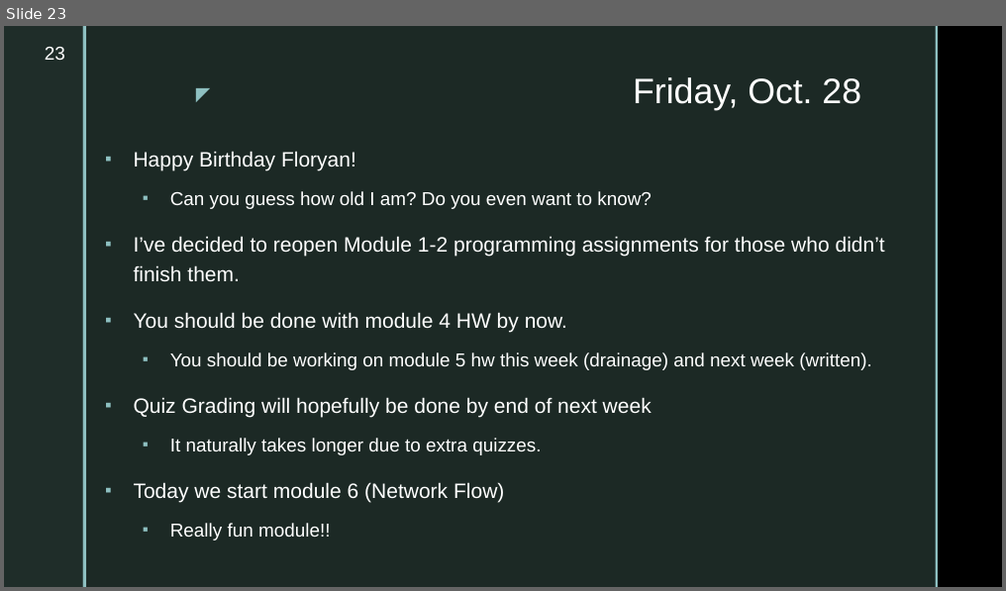
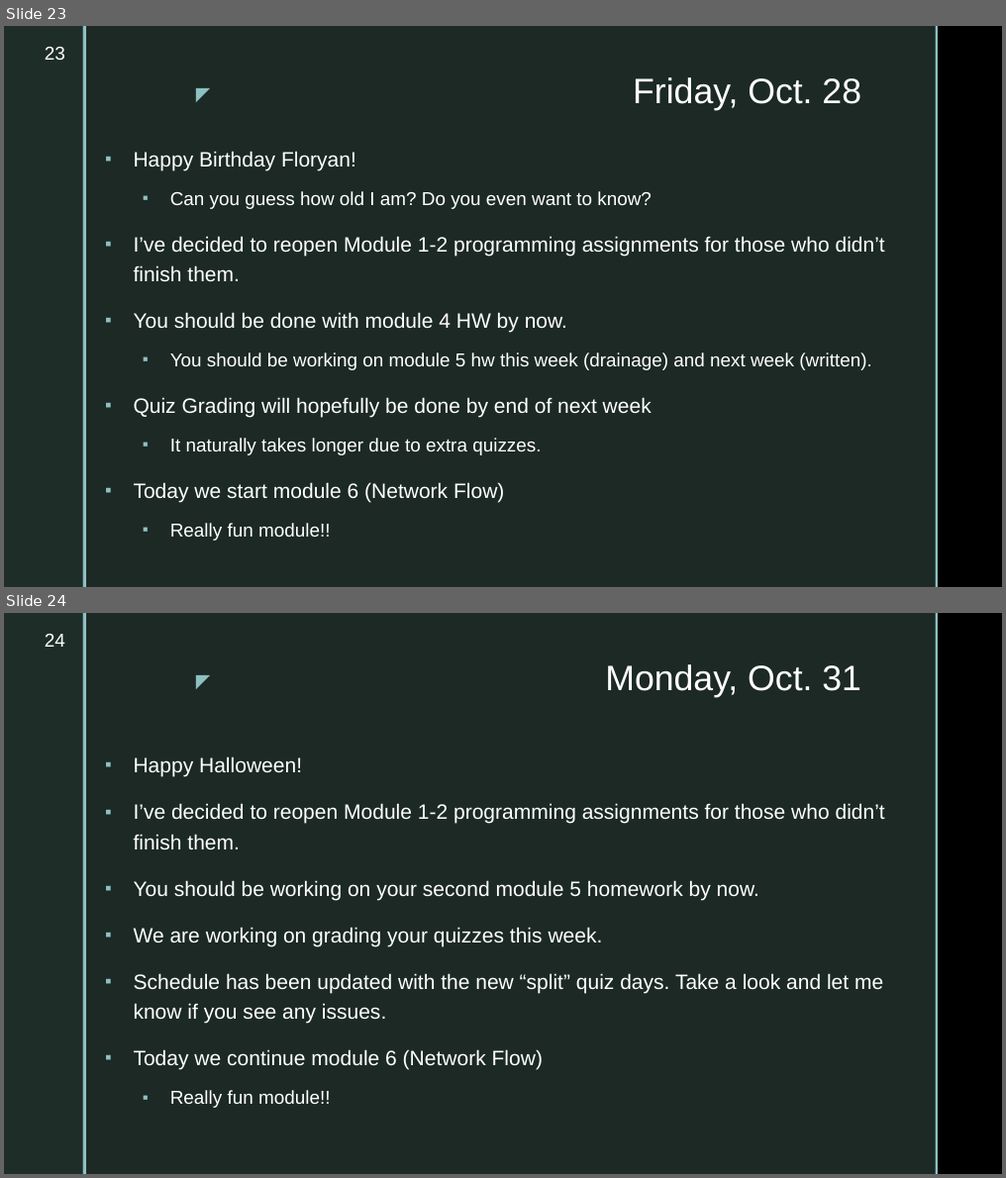
Before and after one commit to markfloryan/dsa2, a slide deck: slides/dailyannouncements.pptx. Shown one above the other, each under a label of ours: slide 23 before the commit, slides 23 and 24 after it. The pictures are 1006x591 and 1006x1178 pixels, drawn with LibreOffice and Linux fonts; fonts in the diff are those of the drawing; background and template pictures are left out. Boxes give left, top, right and bottom in pixels: in the first picture for what was removed or moved away, otherwise in the second. Text is boxed around its words. In the diff, an @@ line names an element or a change of style, - is before the commit and + after.

Commit message:
slides

```diff
--- a/slides/dailyannouncements.pptx
+++ b/slides/dailyannouncements.pptx
@@ slide 24 added at bbox=[4, 613, 1002, 1174], background picture (left out); not listed: 5 template elements that a slide beside it also shows @@
@@ page number added at bbox=[45, 634, 65, 647], 18 pt, text #FFFFFF @@
+24
@@ title added at bbox=[605, 664, 861, 697], 34 pt, text #FFFFFF @@
+Monday, Oct. 31
@@ text added at bbox=[134, 757, 885, 1108], 20 pt, text #FFFFFF @@
+▪ Happy Halloween!
+▪ I’ve decided to reopen Module 1-2 programming assignments for those who didn’t finish them.
+▪ You should be working on your second module 5 homework by now.
+▪ We are working on grading your quizzes this week.
+▪ Schedule has been updated with the new “split” quiz days. Take a look and let me know if you see any issues.
+▪ Today we continue module 6 (Network Flow)
+  ▪ Really fun module!!
```
Also in this commit, not shown: 2 other files.
